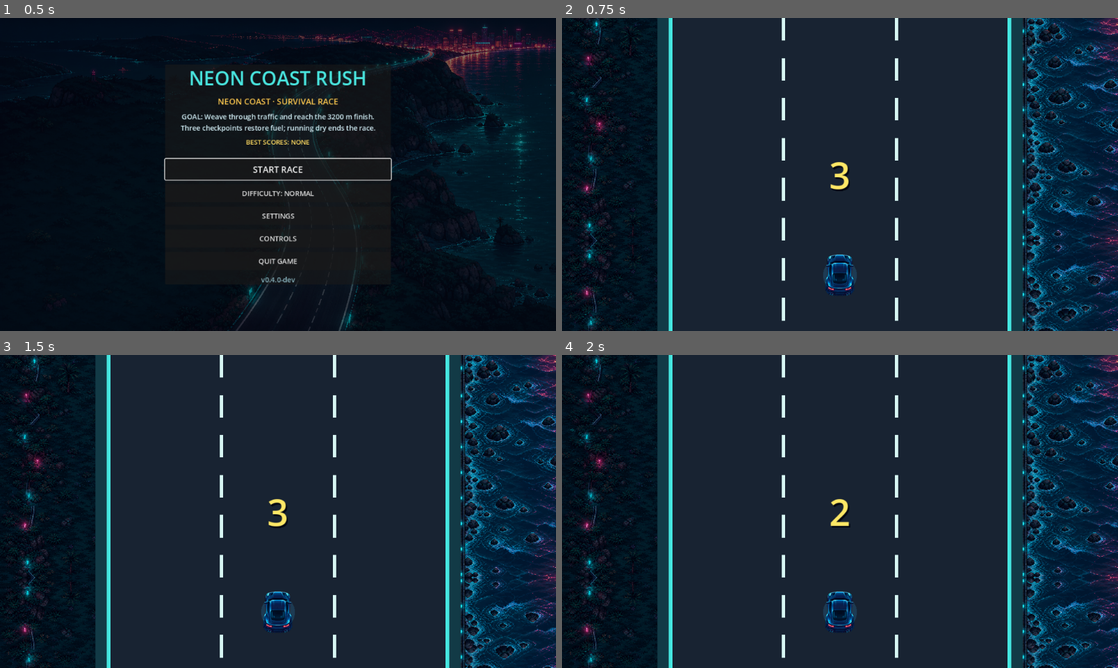
Above: before the commit, frames 1-4 (two rows, left to right).
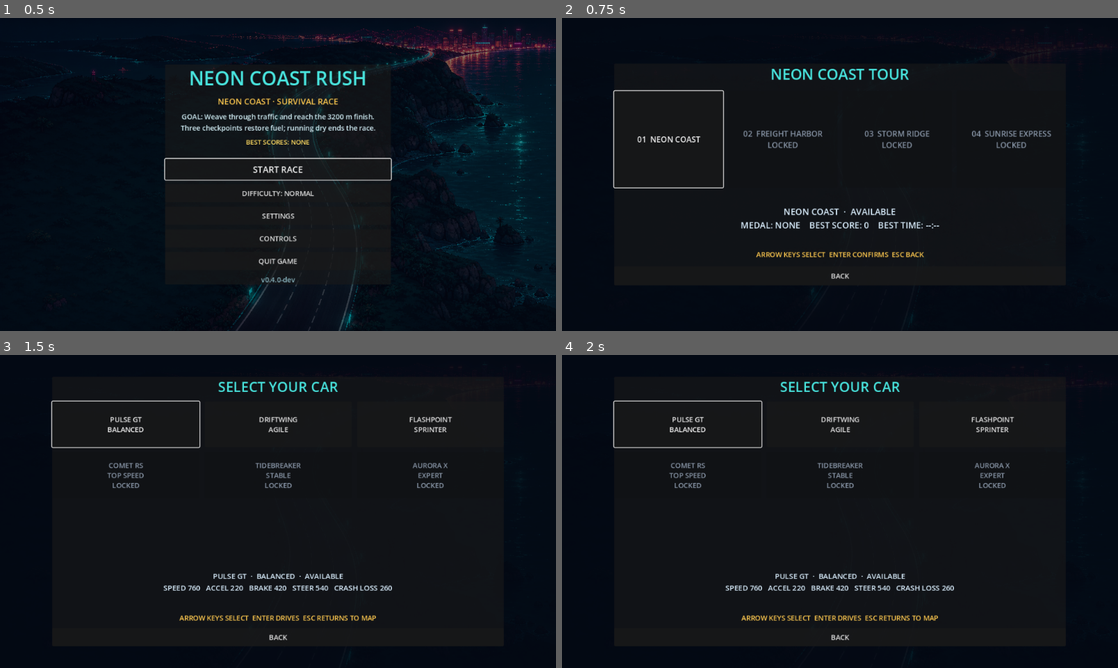
Above: after the commit, the same moments.

Repository: xiejiamincyq/car
Game: Godot game, scene res://scenes/main.tscn
Same seed, same stepped clock (60 frames per second), same inputs: the game is played once before the commit and once after it.
Inputs (mouse positions are in pixels of both pictures, inside the frame that each line leads up to):
- Up to frame 1 (0.5 s): no input
- Up to frame 2 (0.75 s): click "START RACE" at 0.5 s
- Up to frame 3 (1.5 s): click (105, 477) at 1.25 s, where only the run after the commit has a clickable "01 NEON COAST"
- Up to frame 4 (2 s): no input

Frame 1 is identical in both runs. In frame 2, 81% of the frame differs, in the area x 0-100%, y 0-100%; in frame 3, 81%; in frame 4, 81%.

Commit message:
feat: connect the coastal tour race loop

Diff:
--- a/scenes/main.tscn
+++ b/scenes/main.tscn
@@ -6,6 +6,8 @@
 [ext_resource type="Texture2D" path="res://assets/ui/event_plate.png" id="4_event_plate"]
 [ext_resource type="Texture2D" path="res://assets/ui/result_emblem.png" id="6_result_emblem"]
 [ext_resource type="Texture2D" path="res://assets/effects/finish_burst.png" id="7_finish_burst"]
+[ext_resource type="PackedScene" path="res://scenes/tour_map.tscn" id="8_tour_map"]
+[ext_resource type="PackedScene" path="res://scenes/vehicle_select.tscn" id="9_vehicle_select"]
 
 [sub_resource type="StyleBoxFlat" id="StyleBox_gauge_background"]
 bg_color = Color(0.025, 0.07, 0.12, 0.94)
@@ -178,6 +180,10 @@
 anchor_bottom = 1.0
 grow_horizontal = 2
 grow_vertical = 2
+
+[node name="TourMapScreen" parent="CanvasLayer" instance=ExtResource("8_tour_map")]
+
+[node name="VehicleSelectScreen" parent="CanvasLayer" instance=ExtResource("9_vehicle_select")]
 
 [node name="Center" type="CenterContainer" parent="CanvasLayer/TitleScreen"]
 layout_mode = 1
--- a/scripts/game_text.gd
+++ b/scripts/game_text.gd
@@ -79,7 +79,7 @@
 	["result.over", "比赛结束", "RACE OVER"],
 	["result.new_record", "NEW RECORD", "NEW RECORD"],
 	["result.stats", "统计", "STATS"],
-	["result.replay", "再来一局", "RACE AGAIN"],
+	["result.replay", "返回巡回地图", "RETURN TO TOUR"],
 	["result.title", "返回标题", "RETURN TO TITLE"],
 	["result.reason.clear", "抵达终点", "FINISH REACHED"],
 	["result.reason.fuel", "燃油耗尽", "OUT OF FUEL"],
--- a/scripts/main.gd
+++ b/scripts/main.gd
@@ -14,6 +14,7 @@
 const FuelSpawnDirector = preload("res://scripts/fuel_spawn_director.gd")
 const SaveStore = preload("res://scripts/save_store.gd")
 const Progression = preload("res://scripts/progression.gd")
+const TrackCatalog = preload("res://scripts/catalog/track_catalog.gd")
 const PassEventResolver = preload("res://scripts/pass_event_resolver.gd")
 const GameFeedback = preload("res://scripts/game_feedback.gd")
 const LaneEventDirector = preload("res://scripts/lane_event_director.gd")
@@ -93,6 +94,8 @@
 var overlay_shade: ColorRect
 var race_hud: Control
 var title_screen: Control
+var tour_map_screen
+var vehicle_select_screen
 var settings_screen: Control
 var controls_screen: Control
 var countdown_screen: Control
@@ -165,6 +168,8 @@
 	menu_backdrop = $CanvasLayer/MenuBackdrop
 	overlay_shade = $CanvasLayer/OverlayShade
 	title_screen = $CanvasLayer/TitleScreen
+	tour_map_screen = $CanvasLayer/TourMapScreen
+	vehicle_select_screen = $CanvasLayer/VehicleSelectScreen
 	settings_screen = $CanvasLayer/SettingsScreen
 	controls_screen = $CanvasLayer/ControlsScreen
 	countdown_screen = $CanvasLayer/CountdownScreen
@@ -678,6 +683,50 @@
 	run.begin_countdown()
 	_update_hud()
 
+func _open_tour_map() -> void:
+	title_screen.visible = false
+	result_screen.visible = false
+	vehicle_select_screen.visible = false
+	tour_map_screen.setup(save_data.tour, language)
+	tour_map_screen.open()
+	menu_backdrop.visible = true
+
+func _open_vehicle_select(_track_id: StringName = &"") -> void:
+	_save_tour_selection()
+	tour_map_screen.visible = false
+	vehicle_select_screen.setup(save_data.tour, language)
+	vehicle_select_screen.open()
+
+func _start_selected_run(_vehicle_id: StringName = &"") -> void:
+	_save_tour_selection()
+	vehicle_select_screen.visible = false
+	_start_new_run()
+
+func _return_to_tour_map() -> void:
+	_reset_run()
+	settings_screen.visible = false
+	controls_screen.visible = false
+	pause_screen.visible = false
+	result_screen.visible = false
+	confirmation_screen.visible = false
+	_update_hud()
+	_open_tour_map()
+
+func _back_to_title_from_tour() -> void:
+	tour_map_screen.visible = false
+	vehicle_select_screen.visible = false
+	title_screen.visible = true
+	menu_backdrop.visible = true
+	start_button.grab_focus()
+
+func _back_to_tour_from_garage() -> void:
+	vehicle_select_screen.visible = false
+	_open_tour_map()
+
+func _save_tour_selection() -> void:
+	if persistence_enabled:
+		save_store.save_data(save_data)
+
 func _show_settings() -> void:
 	submenu_return = "title"
 	title_screen.visible = false
@@ -786,6 +835,8 @@
 	pause_screen.visible = false
 	result_screen.visible = false
 	confirmation_screen.visible = false
+	tour_map_screen.visible = false
+	vehicle_select_screen.visible = false
 	title_screen.visible = true
 	_update_hud()
 	start_button.grab_focus()
@@ -928,7 +979,7 @@
 	settings_screen_shake_button.text = _text("settings.screen_shake", [_text("common.on" if screen_shake_enabled else "common.off")])
 
 func _bind_ui_actions() -> void:
-	start_button.pressed.connect(_start_new_run)
+	start_button.pressed.connect(_open_tour_map)
 	difficulty_button.pressed.connect(_cycle_difficulty)
 	$CanvasLayer/TitleScreen/Center/Card/Content/SettingsButton.pressed.connect(_show_settings)
 	$CanvasLayer/TitleScreen/Center/Card/Content/ControlsButton.pressed.connect(_show_controls)
@@ -945,10 +996,14 @@
 	$CanvasLayer/PauseScreen/Center/Card/Content/RestartButton.pressed.connect(_request_restart)
 	$CanvasLayer/PauseScreen/Center/Card/Content/SettingsButton.pressed.connect(_show_pause_settings)
 	$CanvasLayer/PauseScreen/Center/Card/Content/TitleButton.pressed.connect(_request_title)
-	$CanvasLayer/ResultScreen/Center/Card/Content/ReplayButton.pressed.connect(_replay_run)
+	$CanvasLayer/ResultScreen/Center/Card/Content/ReplayButton.pressed.connect(_return_to_tour_map)
 	$CanvasLayer/ResultScreen/Center/Card/Content/TitleButton.pressed.connect(_return_to_title)
 	$CanvasLayer/ConfirmationScreen/Center/Card/Content/ConfirmButton.pressed.connect(_confirm_destructive_action)
 	$CanvasLayer/ConfirmationScreen/Center/Card/Content/CancelButton.pressed.connect(_cancel_confirmation)
+	tour_map_screen.track_confirmed.connect(_open_vehicle_select)
+	tour_map_screen.back_requested.connect(_back_to_title_from_tour)
+	vehicle_select_screen.vehicle_confirmed.connect(_start_selected_run)
+	vehicle_select_screen.back_requested.connect(_back_to_tour_from_garage)
 
 func _bind_ui_cues() -> void:
 	for node in find_children("*", "Button", true, false):
@@ -1007,8 +1062,8 @@
 		_update_result_labels()
 		if not result_was_visible:
 			$CanvasLayer/ResultScreen/Center/Card/Content/ReplayButton.grab_focus()
-	menu_backdrop.visible = run.phase == RunState.Phase.TITLE or result_screen.visible or (settings_screen.visible and submenu_return == "title") or controls_screen.visible
-	if run.phase == RunState.Phase.TITLE and not settings_screen.visible and not controls_screen.visible:
+	menu_backdrop.visible = run.phase == RunState.Phase.TITLE or result_screen.visible or tour_map_screen.visible or vehicle_select_screen.visible or (settings_screen.visible and submenu_return == "title") or controls_screen.visible
+	if run.phase == RunState.Phase.TITLE and not settings_screen.visible and not controls_screen.visible and not tour_map_screen.visible and not vehicle_select_screen.visible:
 		title_screen.visible = true
 	elif run.phase != RunState.Phase.TITLE:
 		title_screen.visible = false
@@ -1028,12 +1083,27 @@
 		"overtakes": run.overtakes,
 		"near_misses": run.near_misses,
 		"stage": run.difficulty_stage + 1,
+		"track_id": StringName(save_data.tour.selected_track_id),
+		"cleared": run.phase == RunState.Phase.RUN_CLEAR,
+		"medal": _tour_medal_for_result(),
 	}, Time.get_date_string_from_system())
 	save_data = outcome.data
 	is_new_record = outcome.new_record
 	if persistence_enabled:
 		save_store.save_data(save_data)
 	_update_scoreboards()
+
+func _tour_medal_for_result() -> int:
+	if run.phase != RunState.Phase.RUN_CLEAR:
+		return 0
+	var track := TrackCatalog.get_by_id(StringName(save_data.tour.selected_track_id))
+	if track.is_empty():
+		return 1
+	if run.score >= int(track.gold_score):
+		return 3
+	if run.score >= int(track.silver_score):
+		return 2
+	return 1
 
 func _update_scoreboards() -> void:
 	if save_data.is_empty():
--- a/tests/test_menu_flow.gd
+++ b/tests/test_menu_flow.gd
@@ -28,8 +28,14 @@
 	main._close_submenu()
 
 	start_button.pressed.emit()
-	assert(main.run.phase == main.RunState.Phase.COUNTDOWN, "Start must enter the safety countdown")
-	assert(main.get_node("CanvasLayer/CountdownScreen").visible and not title_screen.visible, "Countdown must replace the title")
+	var tour_map = main.get_node("CanvasLayer/TourMapScreen")
+	var garage = main.get_node("CanvasLayer/VehicleSelectScreen")
+	assert(tour_map.visible and not title_screen.visible, "Start must open the keyboard tour map")
+	assert(tour_map.confirm_selection(), "The unlocked starter track must open the garage")
+	assert(garage.visible and not tour_map.visible, "Track confirmation must open vehicle selection")
+	assert(garage.confirm_selection(), "The unlocked starter vehicle must start the race")
+	assert(main.run.phase == main.RunState.Phase.COUNTDOWN, "Vehicle confirmation must enter the safety countdown")
+	assert(main.get_node("CanvasLayer/CountdownScreen").visible and not title_screen.visible, "Countdown must replace the garage")
 	main._process(3.0)
 	assert(main.run.phase == main.RunState.Phase.RUNNING, "Countdown must enter gameplay")
 	assert(main.get_node("CanvasLayer/RaceHUD").visible and not main.get_node("CanvasLayer/CountdownScreen").visible, "The formal HUD must appear when driving")
--- a/tests/test_pause_result_flow.gd
+++ b/tests/test_pause_result_flow.gd
@@ -40,6 +40,10 @@
 	main.run.mark_clear()
 	main._update_hud()
 	assert(result_screen.visible and result_summary.text.contains("抵达终点"), "Run clear must use a distinct settlement result")
+	main._return_to_tour_map()
+	var tour_map = main.get_node("CanvasLayer/TourMapScreen")
+	assert(main.run.phase == main.RunState.Phase.TITLE and tour_map.visible, "Settlement must return to the tour map without restarting the program")
+	assert(tour_map.controller.node_states()[1].unlocked, "Clearing the coast must unlock the harbor on return to the map")
 
 	main._return_to_title()
 	assert(main.run.phase == main.RunState.Phase.TITLE and main.get_node("CanvasLayer/TitleScreen").visible, "Settlement must return to title without restarting the program")
--- a/tests/test_tour_map.gd
+++ b/tests/test_tour_map.gd
@@ -32,8 +32,12 @@
 	screen.open()
 	await process_frame
 	assert(screen.visible and screen.track_buttons[1].has_focus(), "The tour screen must focus the saved track for keyboard play")
-	assert(screen.get_global_rect().encloses(screen.get_node("Center/Card").get_global_rect()), "The tour card must fit inside the 720p viewport")
+	for size in [Vector2i(1280, 720), Vector2i(1920, 1080)]:
+		root.content_scale_size = size
+		await process_frame
+		assert(screen.get_global_rect().encloses(screen.get_node("Center/Card").get_global_rect()), "The tour card must fit inside the %s viewport" % size)
 	assert(screen.heading.text == "霓虹海岸巡回赛" and screen.track_buttons.size() == 4, "The tour screen must render four localized nodes")
+	root.content_scale_size = Vector2i(1280, 720)
 	screen.queue_free()
 	await process_frame
 	quit()
--- a/tests/test_vehicle_select.gd
+++ b/tests/test_vehicle_select.gd
@@ -26,8 +26,12 @@
 	screen.open()
 	await process_frame
 	assert(screen.visible and screen.vehicle_buttons[1].has_focus(), "The garage must focus the saved vehicle for keyboard play")
-	assert(screen.get_global_rect().encloses(screen.get_node("Center/Card").get_global_rect()), "The garage card must fit inside the 720p viewport")
+	for size in [Vector2i(1280, 720), Vector2i(1920, 1080)]:
+		root.content_scale_size = size
+		await process_frame
+		assert(screen.get_global_rect().encloses(screen.get_node("Center/Card").get_global_rect()), "The garage card must fit inside the %s viewport" % size)
 	assert(screen.heading.text == "选择赛车" and screen.vehicle_buttons.size() == 6, "The garage must render six localized vehicle choices")
+	root.content_scale_size = Vector2i(1280, 720)
 	screen.queue_free()
 	await process_frame
 	quit()
Not shown: 1 places in scenes/main.tscn that only renumber resources
Not shown, changed: tasks/todo.md
